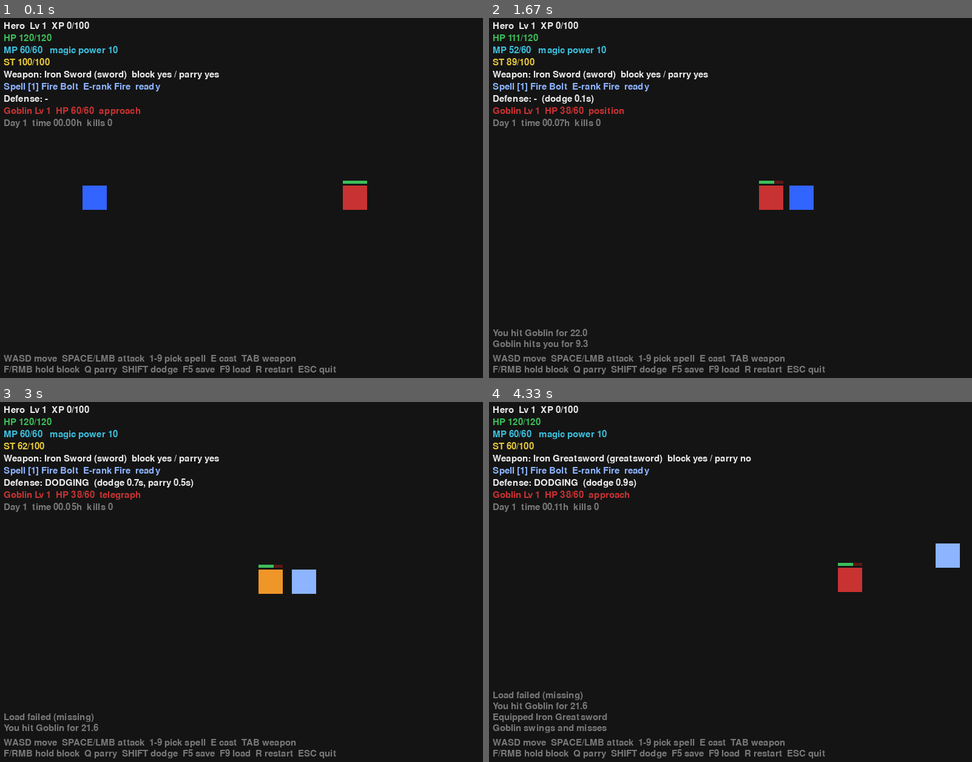
Above: before the commit, frames 1-4 (two rows, left to right).
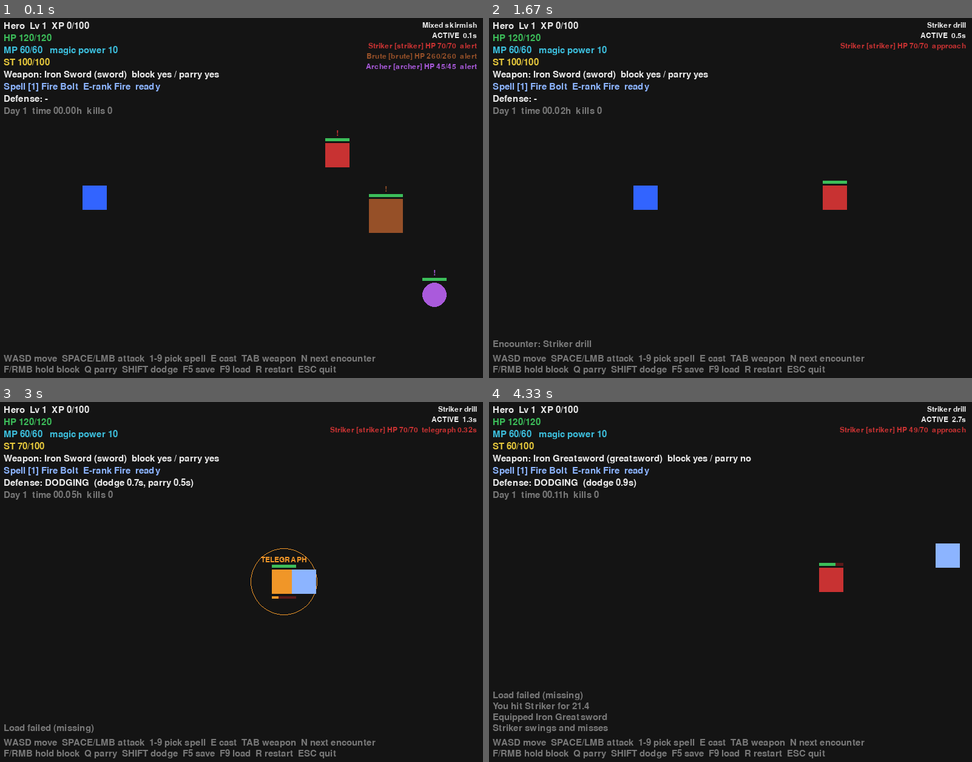
Above: after the commit, the same moments.

Repository: st10490392/magical-conquest-
Game: pygame game, started from main.py
Two runs of this game, one before a commit and one after it. Both use one fixed random seed, a clock stepped at 60 frames per second and the inputs below.
Inputs:
- Up to frame 1 (0.1 s): no input
- Up to frame 2 (1.67 s): hold E 0.33-0.8 s; hold D 0.33-0.8 s; tap Shift at 0.83 s; hold N 1.17-1.63 s; hold D 1.17-1.63 s
- Up to frame 3 (3 s): hold R 1.67-2.13 s; hold D 1.67-2.13 s; tap Space at 1.73, 2.03, 2.23, 2.53, 2.73 s; hold F9 2.17-2.63 s; hold D 2.17-2.63 s; tap F at 2.32 s; hold Q from 2.67 s (still down); hold D from 2.67 s (still down); tap Shift at 2.82 s
- Up to frame 4 (4.33 s): tap Space at 3.03, 3.23, 3.53, 3.73, 4.03, 4.23 s; release Q at 3.13 s; release D at 3.13 s; hold Tab 3.17-3.63 s; hold D 3.17-3.63 s; hold D 3.67-4.13 s; tap F at 3.82 s; hold W from 4.17 s (still down); tap Shift at 4.32 s

The runs differ from the first frame. In frame 1, 3.2% of the frame differs, in the area x 0-99%, y 1-96%; in frame 2, 3.2%; in frame 3, 2.0%; in frame 4, 2.0%.

Commit message:
feat: integrate enemy encounters into Pygame prototype

Diff:
--- a/game/presentation/pygame_app.py
+++ b/game/presentation/pygame_app.py
@@ -12,7 +12,10 @@
 
 from game.core.entity import Entity
 from game.core.vector import Vec2
-from game.entities.enemy import EnemyState
+from game.ai.states import AIState
+from game.encounters.catalog import ENCOUNTERS
+from game.encounters.encounter import EncounterStatus
+from game.entities.enemy import Enemy
 from game.magic.casting import check_spell_requirements
 from game.persistence.save_manager import SaveManager
 from game.session import Arena, GameSession, PlayerInput, outcome_text
@@ -31,6 +34,27 @@
 YELLOW = (230, 200, 60)
 BLACK = (20, 20, 20)
 DARK_RED = (90, 25, 25)
+
+PURPLE = (170, 90, 220)
+BROWN = (150, 80, 40)
+ENEMY_COLOURS = {"goblin": RED, "striker": RED, "archer": PURPLE, "brute": BROWN}
+# Small debug tags drawn above enemies.
+STATE_TAGS = {
+    AIState.ALERT: "!",
+    AIState.TELEGRAPH: "TELEGRAPH",
+    AIState.RECOVER: "OPEN",
+    AIState.STAGGERED: "STAGGER",
+    AIState.RETREAT: "retreat",
+}
+
+DEMO_ENCOUNTER_ID = "mixed_skirmish"
+ENCOUNTER_ORDER = tuple(ENCOUNTERS)
+
+
+def next_encounter_id(current: str) -> str:
+    index = ENCOUNTER_ORDER.index(current) if current in ENCOUNTER_ORDER else -1
+    return ENCOUNTER_ORDER[(index + 1) % len(ENCOUNTER_ORDER)]
+
 
 SPELL_KEYS = {getattr(pygame, f"K_{n}"): n - 1 for n in range(1, 10)}
 
@@ -107,7 +131,7 @@
 
 
 def hud_lines(session: GameSession) -> List[Tuple[str, Tuple[int, int, int]]]:
-    player, enemy = session.player, session.enemy
+    player = session.player
     s = player.stats
     weapon = player.weapon
     guard = player.guard_profile()
@@ -129,22 +153,87 @@
         status = outcome_text(problem) if problem else (f"cooldown {cooldown:.1f}s" if cooldown else "ready")
         lines.append((f"Spell [{index}] {spell.name}  {spell.rank.value}-rank {spell.element.label}  {status}", LIGHT_BLUE))
     lines.append((defense_label(session), WHITE))
-    if enemy is not None:
-        es = enemy.stats
-        lines.append((f"{enemy.name} Lv {enemy.level}  HP {es.health:.0f}/{es.max_health:.0f}  {enemy.state.value}", RED))
     world = session.world
     lines.append((f"Day {world.day}  time {world.time_of_day * 24:05.2f}h  kills {session.kills}", GREY))
     return lines
 
 
-def draw(screen: pygame.Surface, font: pygame.font.Font, session: GameSession) -> None:
+def encounter_lines(session: GameSession) -> List[Tuple[str, Tuple[int, int, int]]]:
+    encounter = session.encounter
+    status_colour = {
+        EncounterStatus.ACTIVE: WHITE,
+        EncounterStatus.CLEARED: GREEN,
+        EncounterStatus.FAILED: RED,
+    }.get(encounter.status, GREY)
+    lines = [
+        (encounter.spec.name, WHITE),
+        (f"{encounter.status.value.upper()}  {encounter.elapsed:.1f}s", status_colour),
+    ]
+    for enemy in encounter.enemies:
+        if not enemy.is_alive:
+            lines.append((f"{enemy.name}: dead", GREY))
+            continue
+        hp = f"{enemy.stats.health:.0f}/{enemy.stats.max_health:.0f}"
+        state = enemy.state.value
+        if enemy.state is AIState.TELEGRAPH:
+            state += f" {enemy.windup_remaining:.2f}s"
+        elif enemy.state is AIState.RECOVER:
+            state += f" {enemy.lifecycle.remaining:.1f}s"
+        elif enemy.state is AIState.STAGGERED:
+            state += f" {enemy.stagger_remaining:.1f}s"
+        lines.append((f"{enemy.name} [{enemy.archetype}] HP {hp}  {state}", ENEMY_COLOURS.get(enemy.archetype, RED)))
+    return lines
+
+
+def enemy_colour(enemy: Enemy) -> Tuple[int, int, int]:
+    state = enemy.state
+    if state is AIState.TELEGRAPH:
+        return ORANGE
+    if state is AIState.STAGGERED:
+        return YELLOW
+    if state is AIState.RECOVER:
+        return GREY
+    return ENEMY_COLOURS.get(enemy.archetype, RED)
+
+
+def draw_enemy(screen: pygame.Surface, small: pygame.font.Font, enemy: Enemy, player: Entity) -> None:
+    if not enemy.is_alive:
+        return
+    rect = entity_rect(enemy)
+    colour = enemy_colour(enemy)
+    centre = (int(enemy.position.x), int(enemy.position.y))
+    if enemy.attack_profile.is_melee:
+        pygame.draw.rect(screen, colour, rect)
+    else:
+        pygame.draw.circle(screen, colour, centre, int(enemy.size / 2))
+
+    if enemy.state is AIState.TELEGRAPH:
+        # Where the attack will land: reach ring (melee) or aim line (ranged).
+        if enemy.attack_profile.is_melee:
+            origin = enemy.aim_point or enemy.position
+            radius = int(enemy.attack.reach + (enemy.size / 2 if enemy.aim_point else 0))
+            pygame.draw.circle(screen, ORANGE, (int(origin.x), int(origin.y)), radius, 1)
+        else:
+            pygame.draw.line(screen, ORANGE, centre, (int(player.position.x), int(player.position.y)), 1)
+        # Wind-up bar fills up as release approaches.
+        draw_bar(screen, rect.x, rect.bottom + 4, rect.width, 4, enemy.telegraph_progress, ORANGE)
+
+    draw_bar(screen, rect.x, rect.y - 8, rect.width, 5, enemy.stats.health / enemy.stats.max_health, GREEN)
+    tag = STATE_TAGS.get(enemy.state)
+    if tag:
+        label = small.render(tag, True, colour if enemy.state is not AIState.RECOVER else WHITE)
+        screen.blit(label, label.get_rect(midbottom=(rect.centerx, rect.y - 10)))
+
+
+def draw(screen: pygame.Surface, font: pygame.font.Font, session: GameSession, small: Optional[pygame.font.Font] = None) -> None:
+    small = small or font
     screen.fill(BLACK)
-    player, enemy = session.player, session.enemy
-
-    if enemy is not None and enemy.is_alive:
-        rect = entity_rect(enemy)
-        pygame.draw.rect(screen, ORANGE if enemy.state is EnemyState.WINDUP else RED, rect)
-        draw_bar(screen, rect.x, rect.y - 8, rect.width, 5, enemy.stats.health / enemy.stats.max_health, GREEN)
+    player = session.player
+
+    for enemy in session.enemies:
+        draw_enemy(screen, small, enemy, player)
+    for projectile in session.encounter.projectiles.projectiles:
+        pygame.draw.circle(screen, WHITE, (int(projectile.position.x), int(projectile.position.y)), 4)
 
     rect = entity_rect(player)
     defense = player.defense
@@ -162,19 +251,27 @@
 
     for i, (text, colour) in enumerate(hud_lines(session)):
         screen.blit(font.render(text, True, colour), (10, 10 + i * 20))
+    for i, (text, colour) in enumerate(encounter_lines(session)):
+        surface = small.render(text, True, colour)
+        screen.blit(surface, (WIDTH - surface.get_width() - 10, 10 + i * 17))
 
     for i, text in enumerate(reversed(session.messages)):
         screen.blit(font.render(text, True, GREY), (10, HEIGHT - 66 - i * 18))
 
     help_lines = (
-        "WASD move  SPACE/LMB attack  1-9 pick spell  E cast  TAB weapon",
+        "WASD move  SPACE/LMB attack  1-9 pick spell  E cast  TAB weapon  N next encounter",
         "F/RMB hold block  Q parry  SHIFT dodge  F5 save  F9 load  R restart  ESC quit",
     )
     for i, text in enumerate(help_lines):
         screen.blit(font.render(text, True, GREY), (10, HEIGHT - 42 + i * 18))
 
+    banner = None
     if not player.is_alive:
-        big = font.render("YOU DIED - press R to restart", True, RED)
+        banner = ("YOU DIED - encounter failed. R to restart", RED)
+    elif session.encounter.status is EncounterStatus.CLEARED and not session.encounter.spec.repeat_on_clear:
+        banner = ("ENCOUNTER CLEARED - R to restart, N for next", GREEN)
+    if banner:
+        big = font.render(banner[0], True, banner[1])
         screen.blit(big, big.get_rect(center=(WIDTH // 2, HEIGHT // 2)))
 
 
@@ -188,9 +285,11 @@
         pygame.display.set_caption("Magical Conquest Prototype")
         clock = pygame.time.Clock()
         font = pygame.font.SysFont(None, 22)
+        small = pygame.font.SysFont(None, 18)
         arena = Arena(WIDTH, HEIGHT)
         saves = SaveManager(save_path)
-        session = GameSession.new(arena=arena)
+        encounter_id = DEMO_ENCOUNTER_ID
+        session = GameSession.new(arena=arena, encounter_id=encounter_id)
         inputs = InputState()
 
         frames = 0
@@ -204,7 +303,11 @@
                     if event.key == pygame.K_ESCAPE:
                         running = False
                     elif event.key == pygame.K_r:
-                        session = GameSession.new(arena=arena)
+                        session = GameSession.new(arena=arena, encounter_id=encounter_id)
+                    elif event.key == pygame.K_n:
+                        encounter_id = next_encounter_id(encounter_id)
+                        session = GameSession.new(arena=arena, encounter_id=encounter_id)
+                        session.log(f"Encounter: {session.encounter.spec.name}")
                     elif event.key == pygame.K_F5:
                         if session.player.is_alive:
                             saves.save(session.player, session.world)
@@ -214,7 +317,9 @@
                     elif event.key == pygame.K_F9:
                         result = saves.load()
                         if result.ok:
-                            session = GameSession(player=result.player, world=result.world, arena=arena)
+                            session = GameSession(
+                                player=result.player, world=result.world, arena=arena, encounter_id=encounter_id
+                            )
                             session.log("Save loaded")
                         else:
                             session.log(f"Load failed ({result.status.value})")
@@ -222,7 +327,7 @@
                         inputs.handle_keydown(event.key)
 
             session.update(dt, inputs.build())
-            draw(screen, font, session)
+            draw(screen, font, session, small)
             pygame.display.flip()
 
             frames += 1
--- a/game/session.py
+++ b/game/session.py
@@ -7,14 +7,18 @@
 
 from __future__ import annotations
 
-from dataclasses import dataclass, field
+from dataclasses import dataclass, field, replace
 from typing import List, Optional
 
+from game.ai.space import Bounds
+from game.ai.states import AIState
 from game.core.combat import AttackOutcome, AttackResult
 from game.core.defense import DefenseAction
 from game.core.entity import DeathRecord
 from game.core.vector import Vec2
-from game.entities.enemy import Enemy, create_goblin
+from game.encounters.catalog import get_encounter
+from game.encounters.encounter import CombatEvent, Encounter, EncounterStatus
+from game.entities.enemy import Enemy
 from game.entities.player import Player
 from game.equipment.catalog import WEAPONS
 from game.magic.attributes import MagicAttribute
@@ -25,7 +29,7 @@
 # PROTOTYPE VALUES - NON-FINAL BALANCE.
 STAMINA_REGEN_PER_SECOND = 15.0
 MANA_REGEN_PER_SECOND = 4.0
-ENEMY_RESPAWN_SECONDS = 3.0
+ENEMY_RESPAWN_SECONDS = 3.0  # repeating encounters (goblin training) only
 BLOCK_MOVE_MULTIPLIER = 0.5
 DODGE_SPEED_MULTIPLIER = 2.8
 
@@ -33,6 +37,10 @@
 # so the demo also shows the "missing attribute" requirement.
 DEMO_ATTRIBUTES = (MagicAttribute.FIRE, MagicAttribute.ICE, MagicAttribute.WIND, MagicAttribute.LIGHTNING, MagicAttribute.LIGHT)
 STARTING_WEAPON_ID = "iron_sword"
+
+# GameSession.new() keeps the MC-002 goblin loop; the Pygame demo starts
+# with the mixed MC-003 encounter instead.
+DEFAULT_ENCOUNTER_ID = "goblin_training"
 
 # Order in which TAB cycles weapons; None means unarmed.
 WEAPON_CYCLE = (*WEAPONS.keys(), None)
@@ -71,21 +79,29 @@
 
 @dataclass
 class GameSession:
+    """One playable scenario: the player, the world clock and an encounter."""
+
     player: Player
     world: WorldState = field(default_factory=WorldState)
     arena: Arena = field(default_factory=Arena)
-    enemy: Optional[Enemy] = None
+    encounter_id: str = DEFAULT_ENCOUNTER_ID
+    encounter: Optional[Encounter] = None
     kills: int = 0
     messages: List[str] = field(default_factory=list)
     last_player_death: Optional[DeathRecord] = None
     _respawn_timer: float = 0.0
 
     def __post_init__(self) -> None:
-        if self.enemy is None:
-            self.spawn_enemy()
+        if self.encounter is None:
+            self.start_encounter(self.encounter_id)
 
     @classmethod
-    def new(cls, player_name: str = "Hero", arena: Optional[Arena] = None) -> "GameSession":
+    def new(
+        cls,
+        player_name: str = "Hero",
+        arena: Optional[Arena] = None,
+        encounter_id: str = DEFAULT_ENCOUNTER_ID,
+    ) -> "GameSession":
         arena = arena or Arena()
         player = Player(
             player_name,
@@ -95,14 +111,30 @@
         player.equip(WEAPONS[STARTING_WEAPON_ID])
         for spell in SPELLS.values():
             player.learn_spell(spell)
-        return cls(player=player, arena=arena)
-
-    def spawn_enemy(self) -> Enemy:
-        spawn = Vec2(self.arena.width * 0.75, self.arena.height * 0.5)
-        if self.player.position.distance_to(spawn) < 200:
-            spawn = Vec2(self.arena.width * 0.25, self.arena.height * 0.5)
-        self.enemy = create_goblin(level=max(1, self.player.level), position=spawn)
-        return self.enemy
+        return cls(player=player, arena=arena, encounter_id=encounter_id)
+
+    # ------------------------------------------------------------- encounter
+    @property
+    def bounds(self) -> Bounds:
+        return (0.0, 0.0, self.arena.width, self.arena.height)
+
+    def start_encounter(self, encounter_id: str, mirror: bool = False) -> Encounter:
+        spec = get_encounter(encounter_id)
+        if mirror:  # respawn on the far side from the player
+            spec = replace(spec, spawns=tuple(replace(s, x=self.arena.width - s.x) for s in spec.spawns))
+        self.encounter_id = encounter_id
+        self.encounter = Encounter(spec, self.player.level, self.bounds)
+        return self.encounter
+
+    @property
+    def enemies(self) -> List[Enemy]:
+        return self.encounter.enemies
+
+    @property
+    def enemy(self) -> Optional[Enemy]:
+        """The nearest living enemy (the player's target), else the first one."""
+        nearest = self.encounter.nearest_enemy(self.player.position)
+        return nearest if nearest is not None else (self.enemies[0] if self.enemies else None)
 
     def log(self, text: str) -> None:
         self.messages.append(text)
@@ -119,25 +151,29 @@
             self._handle_defense_input(controls)
             self._move_player(dt, controls)
 
-        enemy = self.enemy
+        target = self.encounter.nearest_enemy(player.position)
         busy = player.defense.blocking or player.defense.is_dodging
-        if enemy is not None and enemy.is_alive and player.is_alive and not busy:
+        if target is not None and player.is_alive and not busy:
             if controls.melee:
-                self._player_attack(player.weapon_attack(enemy, self.world.time))
+                self._player_attack(target, player.weapon_attack(target, self.world.time))
             elif controls.magic:
-                self._player_attack(player.cast(enemy, world_time=self.world.time))
-
-        if enemy is not None and enemy.is_alive:
-            result = enemy.update(dt, player, self.world.time)
-            enemy.position = self.arena.clamp(enemy.position, enemy.size / 2)
-            if result is not None:
-                self._report_enemy_attack(enemy, result)
-        elif enemy is not None:
-            enemy.update(dt, None)
+                self._player_attack(target, player.cast(target, world_time=self.world.time))
+
+        encounter = self.encounter
+        was_over = encounter.is_over
+        for event in encounter.update(dt, player, self.world.time):
+            self._report_enemy_attack(event)
+        if not player.is_alive and self.last_player_death is None:
+            self.last_player_death = player.death
+        if encounter.is_over and not was_over:
+            self._on_encounter_over(encounter)
+        if encounter.status is EncounterStatus.CLEARED and encounter.spec.repeat_on_clear:
             self._respawn_timer -= dt
             if self._respawn_timer <= 0 and player.is_alive:
-                self.spawn_enemy()
-                self.log(f"A level {self.enemy.level} {self.enemy.name} appears.")
+                near = any(player.position.distance_to(Vec2(s.x, s.y)) < 200 for s in encounter.spec.spawns)
+                self.start_encounter(self.encounter_id, mirror=near)
+                for enemy in self.enemies:
+                    self.log(f"A level {enemy.level} {enemy.name} appears.")
 
     def _handle_loadout_input(self, controls: PlayerInput) -> None:
         player = self.player
@@ -187,32 +223,41 @@
         player.stats.restore_mana(MANA_REGEN_PER_SECOND * dt)
 
     # ------------------------------------------------------------- reporting
-    def _player_attack(self, result: AttackResult) -> AttackResult:
-        enemy = self.enemy
+    def _player_attack(self, target: Enemy, result: AttackResult) -> AttackResult:
         if result.landed:
-            self.log(f"You hit {enemy.name} for {result.damage:.1f}")
+            note = " (staggered!)" if target.state is AIState.STAGGERED else ""
+            self.log(f"You hit {target.name} for {result.damage:.1f}{note}")
             if result.killed:
-                self._on_enemy_killed(enemy)
+                self._on_enemy_killed(target)
         elif result.outcome not in (AttackOutcome.ON_COOLDOWN, AttackOutcome.OUT_OF_RANGE):
             self.log(outcome_text(result.outcome))
         return result
 
-    def _report_enemy_attack(self, enemy: Enemy, result: AttackResult) -> None:
+    def _report_enemy_attack(self, event: CombatEvent) -> None:
+        name, result = event.attacker.name, event.result
+        verb = "shoots" if event.ranged else "hits"
         outcome = result.outcome
         if outcome is AttackOutcome.HIT:
-            self.log(f"{enemy.name} hits you for {result.damage:.1f}")
+            self.log(f"{name} {verb} you for {result.damage:.1f}")
         elif outcome is AttackOutcome.BLOCKED:
             broken = " - guard broken!" if result.guard_broken else ""
-            self.log(f"Blocked {result.absorbed:.1f}, took {result.damage:.1f}{broken}")
+            self.log(f"Blocked {name}: {result.absorbed:.1f} absorbed, took {result.damage:.1f}{broken}")
         elif outcome is AttackOutcome.PARRIED:
-            self.log("Parried!")
+            staggered = " - it staggers!" if event.attacker.state is AIState.STAGGERED else ""
+            self.log(f"Parried {name}!{staggered}")
         elif outcome is AttackOutcome.DODGED:
-            self.log("Dodged!")
+            self.log(f"Dodged {name}!")
         elif outcome is AttackOutcome.OUT_OF_RANGE:
-            self.log(f"{enemy.name} swings and misses")
-        if result.killed:
-            self.last_player_death = result.death
+            self.log(f"{name} swings and misses")
+        if result.killed and event.target is self.player:
             self.log(f"You died ({result.death.context.value}).")
+
+    def _on_encounter_over(self, encounter: Encounter) -> None:
+        if encounter.status is EncounterStatus.CLEARED:
+            self.log(f"{encounter.spec.name}: cleared in {encounter.elapsed:.1f}s")
+            self._respawn_timer = ENEMY_RESPAWN_SECONDS
+        else:
+            self.log(f"{encounter.spec.name}: failed - press R to restart")
 
     def _on_enemy_killed(self, enemy: Enemy) -> None:
         self.kills += 1
@@ -220,4 +265,3 @@
         self.log(f"{enemy.name} defeated! +{enemy.xp_reward} XP")
         if gained.levels_gained:
             self.log(f"Level up! You are now level {gained.new_level}")
-        self._respawn_timer = ENEMY_RESPAWN_SECONDS
--- a/tests/test_mc002_persistence_session.py
+++ b/tests/test_mc002_persistence_session.py
@@ -142,7 +142,7 @@
         session.update(1 / 60, PlayerInput(parry=True))
         for _ in range(15):
             session.update(1 / 60, PlayerInput())
-        self.assertIn("Parried!", session.messages)
+        self.assertTrue(any(m.startswith("Parried") for m in session.messages))  # MC-003 names the attacker
         self.assertEqual(session.player.stats.health, hp)
 
     def test_parry_too_early_fails(self):
@@ -152,7 +152,7 @@
         session.update(1 / 60, PlayerInput(parry=True))  # windup is longer than the window
         for _ in range(30):
             session.update(1 / 60, PlayerInput())
-        self.assertNotIn("Parried!", session.messages)
+        self.assertFalse(any(m.startswith("Parried") for m in session.messages))
         self.assertLess(session.player.stats.health, hp)
 
     def test_dodge_during_windup(self):
@@ -164,7 +164,7 @@
         session.update(1 / 60, PlayerInput(dodge=True))
         for _ in range(10):
             session.update(1 / 60, PlayerInput())
-        self.assertIn("Dodged!", session.messages)
+        self.assertTrue(any(m.startswith("Dodged") for m in session.messages))
 
     def test_block_while_held(self):
         session = GameSession.new()
